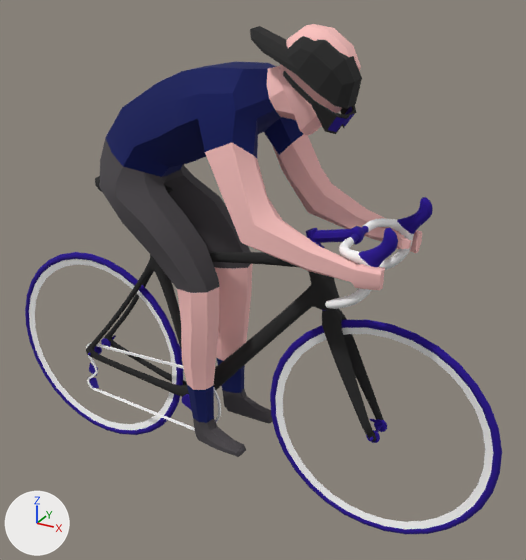
What one commit did to the glTF model models/cyclist.glb.
Rendered twice from a 50 mm lens placed at (1.43, -2.26, 2.12), pointed at (0.14, 0.07, 0.95). Every picture has the same lights, and +X, +Y and +Z are marked at lower left. Where no turn or scale is listed for an object, it has been applied to the vertices.

Names of what the first picture shows: 'Bike_Chain', 'Bike_Fork', 'Bike_Frame', 'Bike_Handle', 'Bike_Saddle', 'Bike_frontRim', 'Bike_frontTire', 'Bike_rearRim', 'Bike_rearTire', 'Body', 'Headgear_Cap', 'Headgear_Shades'.
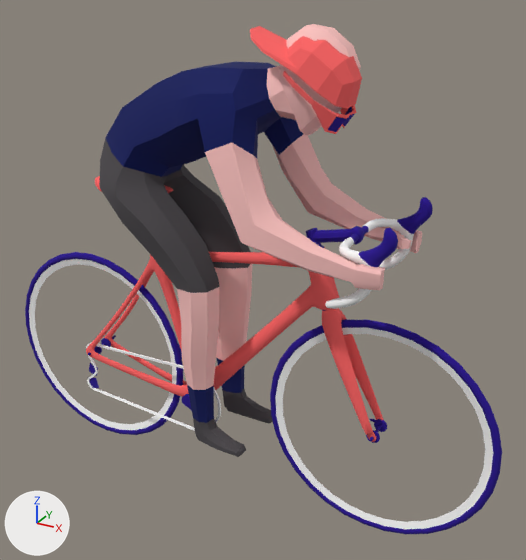
What differs and where, as boxes (x1, y1, x2, y2) in the pictures (526 x 560 px):
'Bike_Frame', recoloured (black to red)
    both: (86, 252, 339, 397)
'Headgear_Cap', recoloured (black to red)
    both: (250, 26, 362, 109)
'Bike_Fork', recoloured (black to red)
    both: (322, 308, 383, 442)
'Headgear_Shades', recoloured (black to red)
    both: (283, 71, 356, 134)
'Bike_Saddle', recoloured
    both: (95, 176, 173, 193)

Diff of the bpy script that builds the scene:
```diff
--- a/models/cyclist.glb.py
+++ b/models/cyclist.glb.py
@@ mat_red_001 @@
 mat_red_001 = principled_material('Red.001')
-mat_red_001.base_color = (0.0188, 0.0188, 0.0188)  # black #252525
+mat_red_001.base_color = (1.0, 0.127, 0.127)  # red #ff6464
 mat_red_001.roughness = 1.0
```
